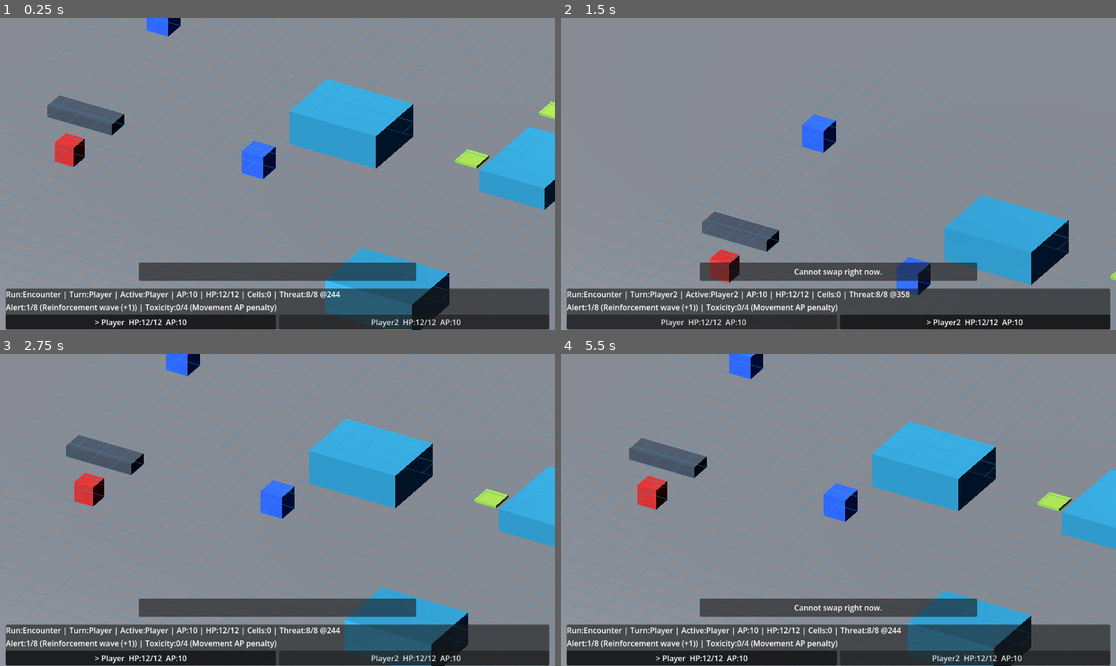
Above: before the commit, frames 1-4 (two rows, left to right).
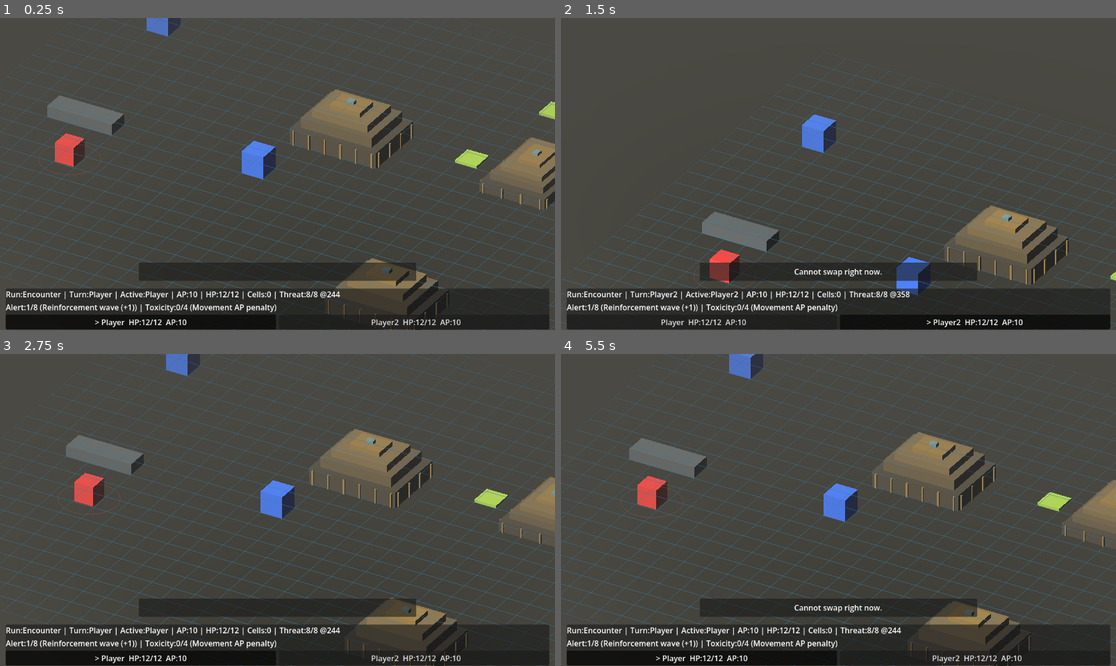
Above: after the commit, the same moments.

Repository: whelanworkmaster/cogs-and-catalysts
Game: Godot game, scene res://scenes/main.tscn
The game is run twice, just before and just after one commit, with the same random seed, the same clock (stepped at 60 frames per second) and the same inputs.
Inputs:
- Up to frame 1 (0.25 s): no input
- Up to frame 2 (1.5 s): click "> Player HP:12/12 AP:10" at 0.5 s; click "Player2 HP:12/12 AP:10" at 1.25 s
- Up to frame 3 (2.75 s): click "Player HP:12/12 AP:10" at 2 s
- Up to frame 4 (5.5 s): click "> Player HP:12/12 AP:10" at 2.75 s; click "Player2 HP:12/12 AP:10" at 3.5 s; click "> Player2 HP:12/12 AP:10" at 4.25 s; click "Player HP:12/12 AP:10" at 5 s

The runs differ from the first frame. In frame 1, 94% of the frame differs, in the area x 0-100%, y 0-100%; in frame 2, 93%; in frame 3, 94%; in frame 4, 94%.

Commit message:
Polish world visuals with Art Deco building and lighting pass

Diff:
--- a/scripts/world/elevation_area.gd
+++ b/scripts/world/elevation_area.gd
@@ -1,11 +1,21 @@
 extends Area3D
 
 class_name ElevationArea
+
+enum BuildingVisualStyle {
+	BASIC_BLOCK,
+	ART_DECO
+}
 
 @export var elevation_level: int = 0
 @export var elevation_height: float = 24.0
 @export var building_size: Vector3 = Vector3(128, 24, 96)
 @export var building_color: Color = Color(0.2, 0.65, 0.8, 1.0)
+@export var visual_style: BuildingVisualStyle = BuildingVisualStyle.ART_DECO
+@export var deco_base_color: Color = Color(0.31, 0.29, 0.26, 1.0)
+@export var deco_trim_color: Color = Color(0.81, 0.68, 0.41, 1.0)
+@export var deco_accent_color: Color = Color(0.55, 0.72, 0.75, 1.0)
+@export var deco_rib_depth: float = 2.0
 
 func _ready() -> void:
 	add_to_group("nav_obstacle")
@@ -14,14 +24,81 @@
 	_build_detection_shape()
 
 func _build_visual() -> void:
-	var mesh := CSGBox3D.new()
-	mesh.name = "BuildingMesh"
-	mesh.size = Vector3(building_size.x, elevation_height, building_size.z)
-	mesh.transform.origin = Vector3(0, elevation_height * 0.5, 0)
+	var root := Node3D.new()
+	root.name = "BuildingVisualRoot"
+	add_child(root)
+	match visual_style:
+		BuildingVisualStyle.ART_DECO:
+			_build_art_deco_visual(root)
+		_:
+			_build_basic_visual(root)
+
+func _build_basic_visual(root: Node3D) -> void:
+	_add_box_part(root, "BuildingMesh", Vector3(building_size.x, elevation_height, building_size.z), Vector3(0.0, elevation_height * 0.5, 0.0), building_color, 0.05, 0.92)
+
+func _build_art_deco_visual(root: Node3D) -> void:
+	var width := building_size.x
+	var depth := building_size.z
+	var levels := [
+		{"height": elevation_height * 0.48, "shrink": 1.00, "color": deco_base_color},
+		{"height": elevation_height * 0.30, "shrink": 0.82, "color": deco_base_color.lerp(deco_trim_color, 0.25)},
+		{"height": elevation_height * 0.22, "shrink": 0.64, "color": deco_base_color.lerp(deco_trim_color, 0.45)}
+	]
+	var y_cursor := 0.0
+	for i in range(levels.size()):
+		var level_data: Dictionary = levels[i]
+		var segment_height := float(level_data.get("height", 0.0))
+		var shrink := float(level_data.get("shrink", 1.0))
+		var segment_color := level_data.get("color", deco_base_color) as Color
+		var segment_size := Vector3(maxf(width * shrink, 16.0), segment_height, maxf(depth * shrink, 16.0))
+		var segment_center := Vector3(0.0, y_cursor + segment_height * 0.5, 0.0)
+		_add_box_part(root, "DecoTier%s" % i, segment_size, segment_center, segment_color, 0.18, 0.48)
+		if i == 0:
+			_add_vertical_ribs(root, segment_size, y_cursor, segment_height)
+		y_cursor += segment_height
+
+	var crown_height := maxf(elevation_height * 0.14, 5.0)
+	var crown_size := Vector3(maxf(width * 0.35, 10.0), crown_height, maxf(depth * 0.35, 10.0))
+	_add_box_part(root, "DecoCrown", crown_size, Vector3(0.0, elevation_height + crown_height * 0.5, 0.0), deco_trim_color, 0.52, 0.28)
+
+	var spire_height := maxf(elevation_height * 0.1, 4.0)
+	var spire_size := Vector3(maxf(width * 0.08, 4.0), spire_height, maxf(depth * 0.08, 4.0))
+	_add_box_part(root, "DecoSpire", spire_size, Vector3(0.0, elevation_height + crown_height + spire_height * 0.5, 0.0), deco_accent_color, 0.35, 0.36)
+
+func _add_vertical_ribs(root: Node3D, tier_size: Vector3, tier_base_y: float, tier_height: float) -> void:
+	var rib_height := tier_height * 0.9
+	var rib_width := 2.4
+	var side_depth := deco_rib_depth
+	var horizontal_count := maxi(int(floor(tier_size.x / 20.0)), 2)
+	var depth_count := maxi(int(floor(tier_size.z / 24.0)), 2)
+
+	for i in range(horizontal_count):
+		var t := 0.5 if horizontal_count == 1 else float(i) / float(horizontal_count - 1)
+		var x := lerpf(-tier_size.x * 0.5 + 6.0, tier_size.x * 0.5 - 6.0, t)
+		var y := tier_base_y + rib_height * 0.5
+		_add_box_part(root, "RibNorth%s" % i, Vector3(rib_width, rib_height, side_depth), Vector3(x, y, -tier_size.z * 0.5 - side_depth * 0.5), deco_trim_color, 0.5, 0.34)
+		_add_box_part(root, "RibSouth%s" % i, Vector3(rib_width, rib_height, side_depth), Vector3(x, y, tier_size.z * 0.5 + side_depth * 0.5), deco_trim_color, 0.5, 0.34)
+
+	for i in range(depth_count):
+		var t := 0.5 if depth_count == 1 else float(i) / float(depth_count - 1)
+		var z := lerpf(-tier_size.z * 0.5 + 6.0, tier_size.z * 0.5 - 6.0, t)
+		var y := tier_base_y + rib_height * 0.5
+		_add_box_part(root, "RibWest%s" % i, Vector3(side_depth, rib_height, rib_width), Vector3(-tier_size.x * 0.5 - side_depth * 0.5, y, z), deco_trim_color, 0.5, 0.34)
+		_add_box_part(root, "RibEast%s" % i, Vector3(side_depth, rib_height, rib_width), Vector3(tier_size.x * 0.5 + side_depth * 0.5, y, z), deco_trim_color, 0.5, 0.34)
+
+func _add_box_part(root: Node3D, part_name: String, size: Vector3, local_pos: Vector3, albedo: Color, metallic: float, roughness: float) -> void:
+	var mesh := MeshInstance3D.new()
+	mesh.name = part_name
+	var box := BoxMesh.new()
+	box.size = size
+	mesh.mesh = box
+	mesh.transform.origin = local_pos
 	var mat := StandardMaterial3D.new()
-	mat.albedo_color = building_color
-	mesh.material = mat
-	add_child(mesh)
+	mat.albedo_color = albedo
+	mat.metallic = metallic
+	mat.roughness = roughness
+	mesh.material_override = mat
+	root.add_child(mesh)
 
 func _build_blocker() -> void:
 	var body := StaticBody3D.new()
--- a/scripts/world/main.gd
+++ b/scripts/world/main.gd
@@ -34,6 +34,9 @@
 @export var require_full_reachability: bool = true
 @export var nav_bounds_size: Vector2 = Vector2(1200, 840)
 @export var grid_cell_size: Vector2 = Vector2(32, 32)
+@export var enable_art_deco_atmosphere: bool = true
+@export var fix_directional_shadow_culling: bool = true
+@export var directional_shadow_max_distance: float = 2600.0
 var nav_region: Node = null  # NavigationRegion3D placeholder — pathfinding uses AStarGrid2D
 var _astar := AStarGrid2D.new()
 var _grid_origin: Vector2 = Vector2.ZERO
@@ -62,6 +65,7 @@
 	call_deferred("_post_scene_setup")
 
 func _post_scene_setup() -> void:
+	_configure_scene_visuals()
 	_ensure_squad_size()
 	if use_procgen:
 		_setup_procgen()
@@ -74,6 +78,55 @@
 			run_controller.begin_encounter()
 	elif auto_start_combat:
 		_start_combat()
+
+func _configure_scene_visuals() -> void:
+	if enable_art_deco_atmosphere:
+		_apply_art_deco_atmosphere()
+	if fix_directional_shadow_culling:
+		_apply_shadow_stability_tuning()
+
+func _apply_art_deco_atmosphere() -> void:
+	var world_env_node := get_node_or_null("WorldEnvironment")
+	if world_env_node is WorldEnvironment:
+		var env := (world_env_node as WorldEnvironment).environment
+		if env:
+			env.background_mode = Environment.BG_COLOR
+			env.background_color = Color(0.09, 0.10, 0.12, 1.0)
+			env.ambient_light_source = Environment.AMBIENT_SOURCE_COLOR
+			env.ambient_light_color = Color(0.30, 0.31, 0.32, 1.0)
+			env.ambient_light_energy = 0.72
+			env.set("fog_enabled", true)
+			env.set("fog_density", 0.0012)
+			env.set("fog_light_color", Color(0.40, 0.40, 0.39, 1.0))
+			env.set("fog_light_energy", 0.35)
+			env.set("fog_sun_scatter", 0.10)
+
+	var ground_node := get_node_or_null("GroundPlane")
+	if ground_node is CSGBox3D:
+		var ground := ground_node as CSGBox3D
+		var mat := StandardMaterial3D.new()
+		mat.albedo_color = Color(0.12, 0.13, 0.12, 1.0)
+		mat.roughness = 0.9
+		mat.metallic = 0.05
+		mat.emission_enabled = true
+		mat.emission = Color(0.22, 0.18, 0.12, 1.0)
+		mat.emission_energy_multiplier = 0.08
+		ground.material = mat
+
+func _apply_shadow_stability_tuning() -> void:
+	var sun_node := get_node_or_null("DirectionalLight3D")
+	if not (sun_node is DirectionalLight3D):
+		return
+	var sun := sun_node as DirectionalLight3D
+	sun.shadow_enabled = true
+	sun.light_color = Color(1.0, 0.95, 0.86, 1.0)
+	sun.light_energy = 1.2
+	sun.shadow_bias = 0.06
+	sun.shadow_normal_bias = 1.2
+	sun.set("directional_shadow_mode", DirectionalLight3D.SHADOW_PARALLEL_4_SPLITS)
+	sun.set("directional_shadow_max_distance", maxf(directional_shadow_max_distance, 600.0))
+	sun.set("directional_shadow_fade_start", 0.95)
+	sun.set("directional_shadow_blend_splits", true)
 
 func _start_combat() -> void:
 	if not CombatManager or CombatManager.active_combat:
